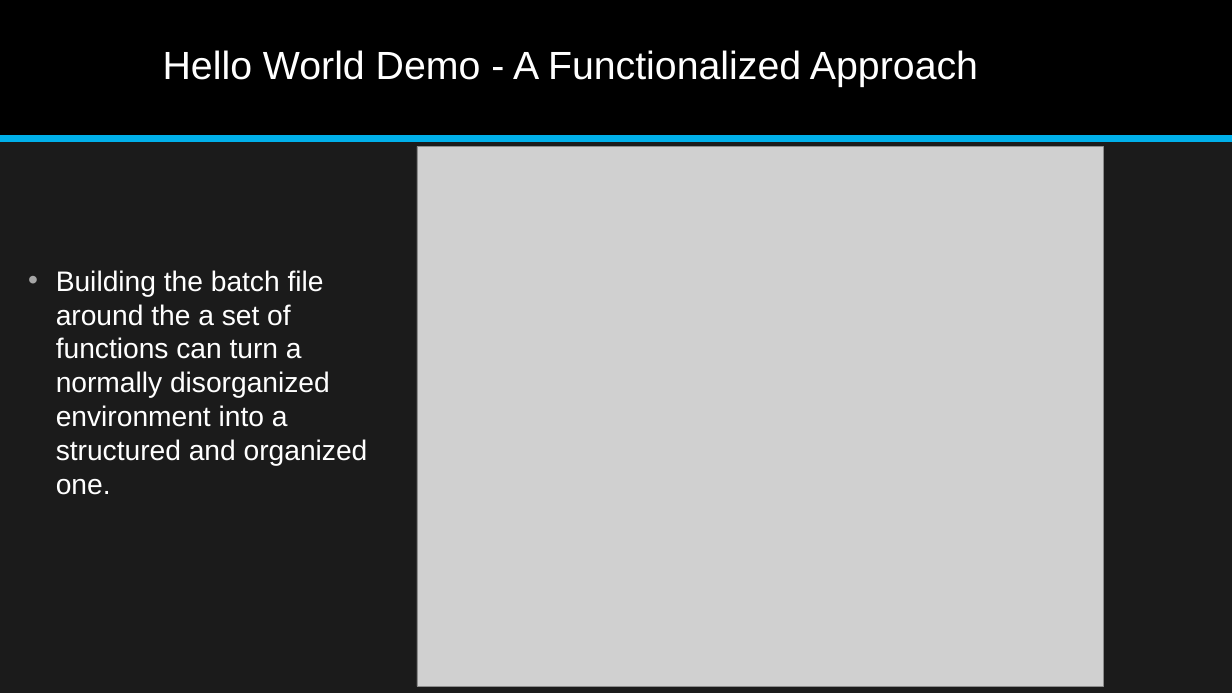
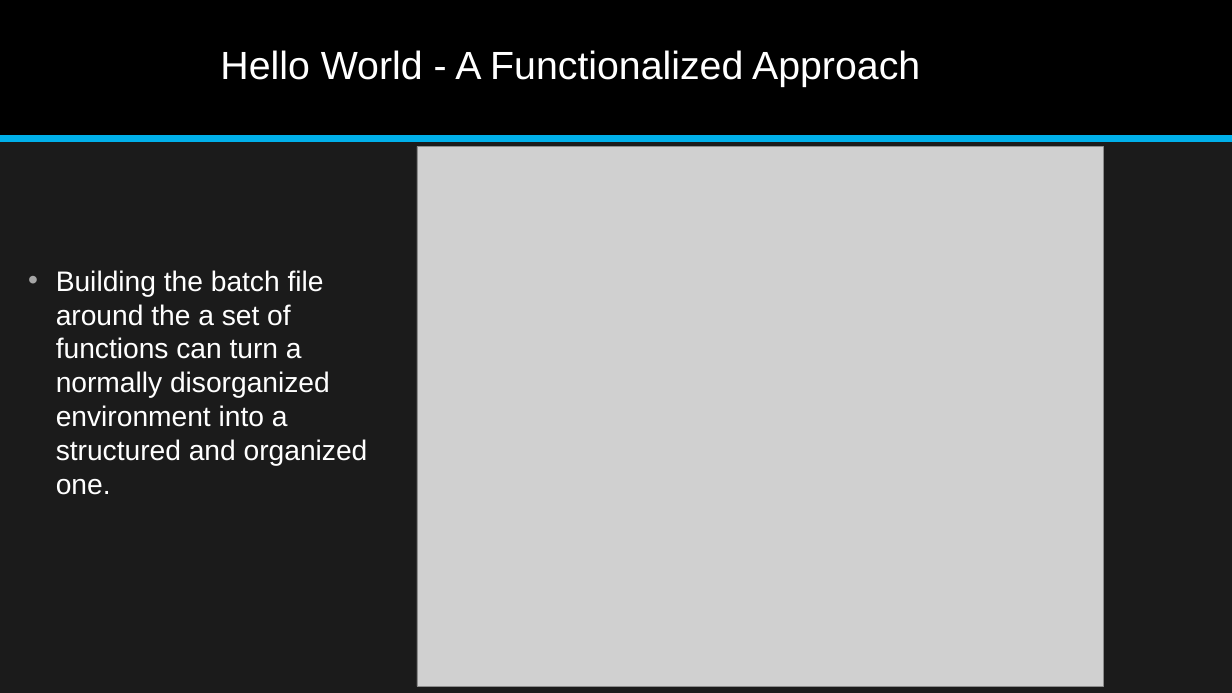
Before and after one commit to jonathan-r-jones/Composable-Batch-Files, a slide deck: slide 6 of Composable Batch File Helper.pptx. Drawn at 1232x693 pixels with LibreOffice and Linux fonts; fonts in the diff are those of the drawing; grey boxes stand for pictures. Boxes give left, top, right and bottom in pixels: in the first picture for what was removed or moved away, otherwise in the second. Text is boxed around its words. In the diff, an @@ line names an element or a change of style, - is before the commit and + after.

```diff
--- a/Composable Batch File Helper.pptx
+++ b/Composable Batch File Helper.pptx
@@ title at (220,50,920,87): text changed @@
-Hello World Demo - A Functionalized Approach
+Hello World - A Functionalized Approach
```
Also in this commit, not shown: 4 other slides changed, 1 slide added, 1 slide removed, 1 other file.
